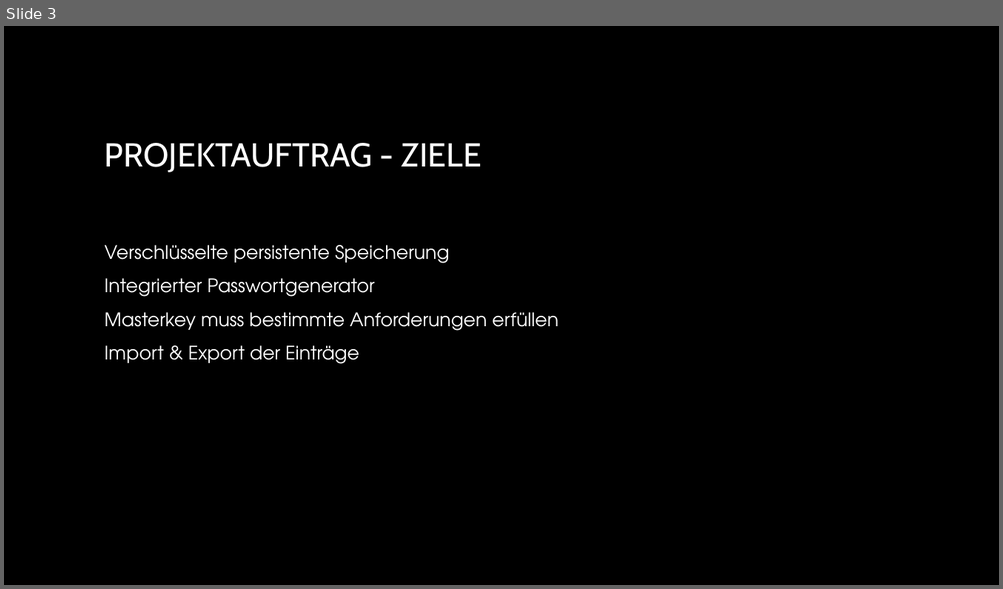
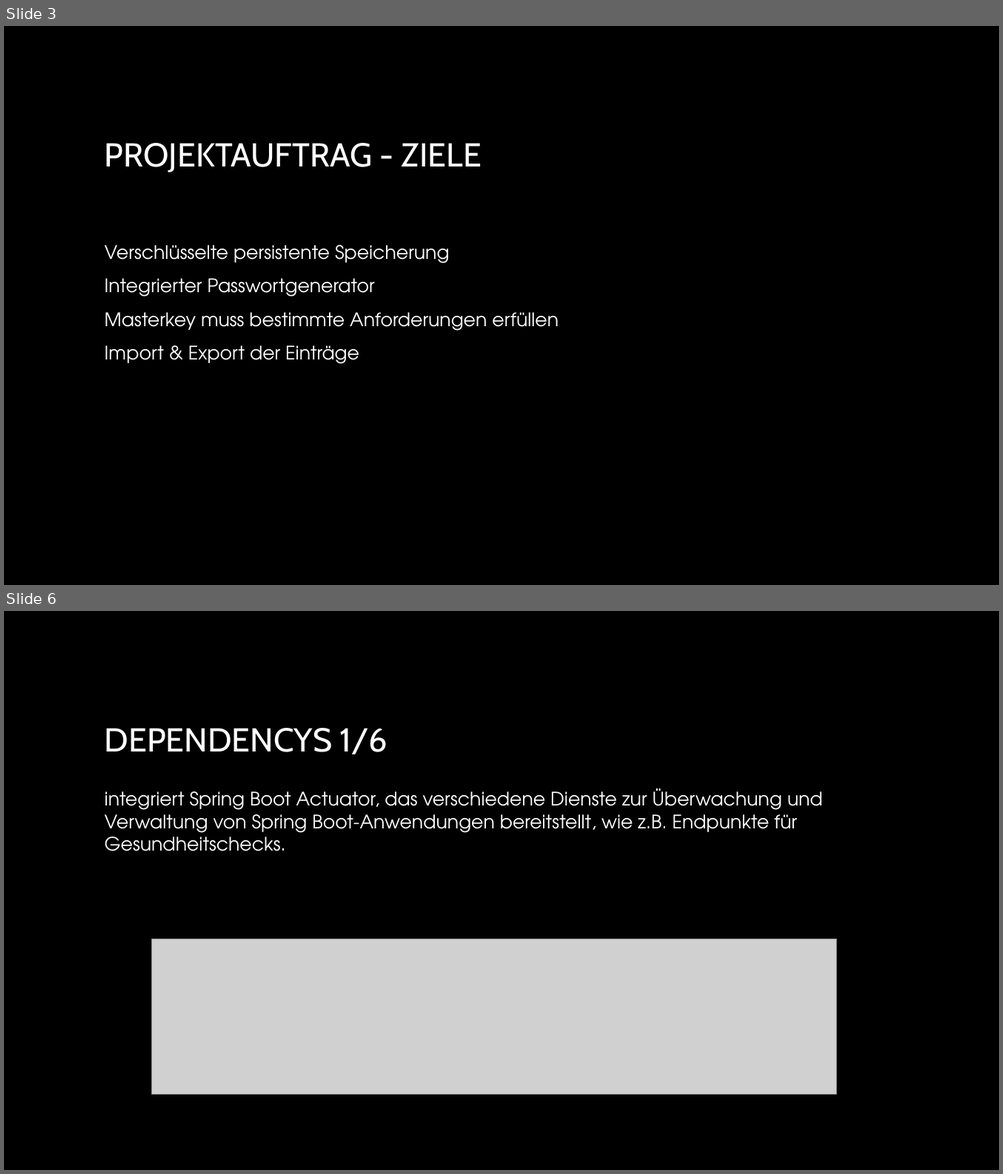
Before and after one commit to NebelNite/Passwortmanager, a slide deck: Passwortmanager.pptx. Shown one above the other, each under a label of ours: slide 3 before the commit, slides 3 and 6 after it; the slides between them are not shown. The pictures are 1003x589 and 1003x1174 pixels, drawn with LibreOffice and Linux fonts; fonts in the diff are those of the drawing; grey boxes stand for pictures; background and template pictures are left out. Boxes give left, top, right and bottom in pixels: in the first picture for what was removed or moved away, otherwise in the second. Text is boxed around its words. In the diff, an @@ line names an element or a change of style, - is before the commit and + after.

```diff
--- a/Passwortmanager.pptx
+++ b/Passwortmanager.pptx
@@ slide 6 added at (4, 611, 999, 1170), background picture (left out) @@
@@ title added at (105, 728, 387, 755), 32 pt, text gradient #FFFFFF to #A6A6A6 @@
+DEPENDENCYS 1/6
@@ text added at (105, 789, 822, 851), 18 pt, text #FFFFFF @@
+integriert Spring Boot Actuator, das verschiedene Dienste zur Überwachung und Verwaltung von Spring Boot-Anwendungen bereitstellt, wie z.B. Endpunkte für Gesundheitschecks.
@@ picture added at (152, 940, 836, 1094) @@
```
Also in this commit, not shown: 1 slide changed, 9 other slides added, 3 slides removed, 25 other files.
